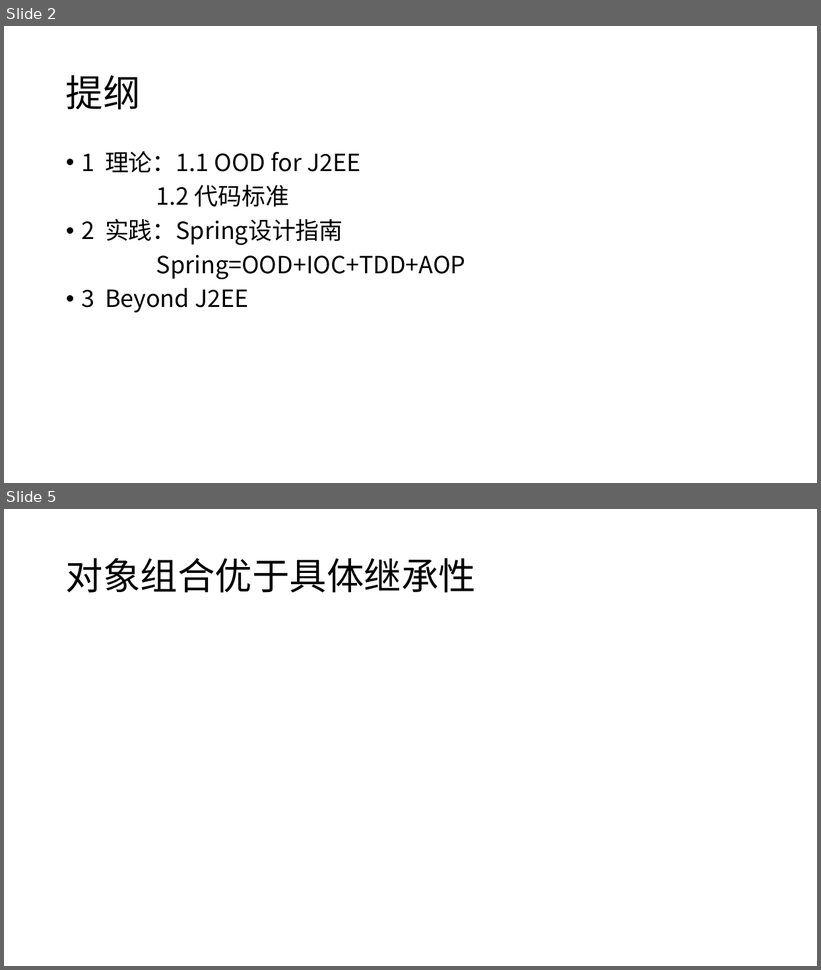
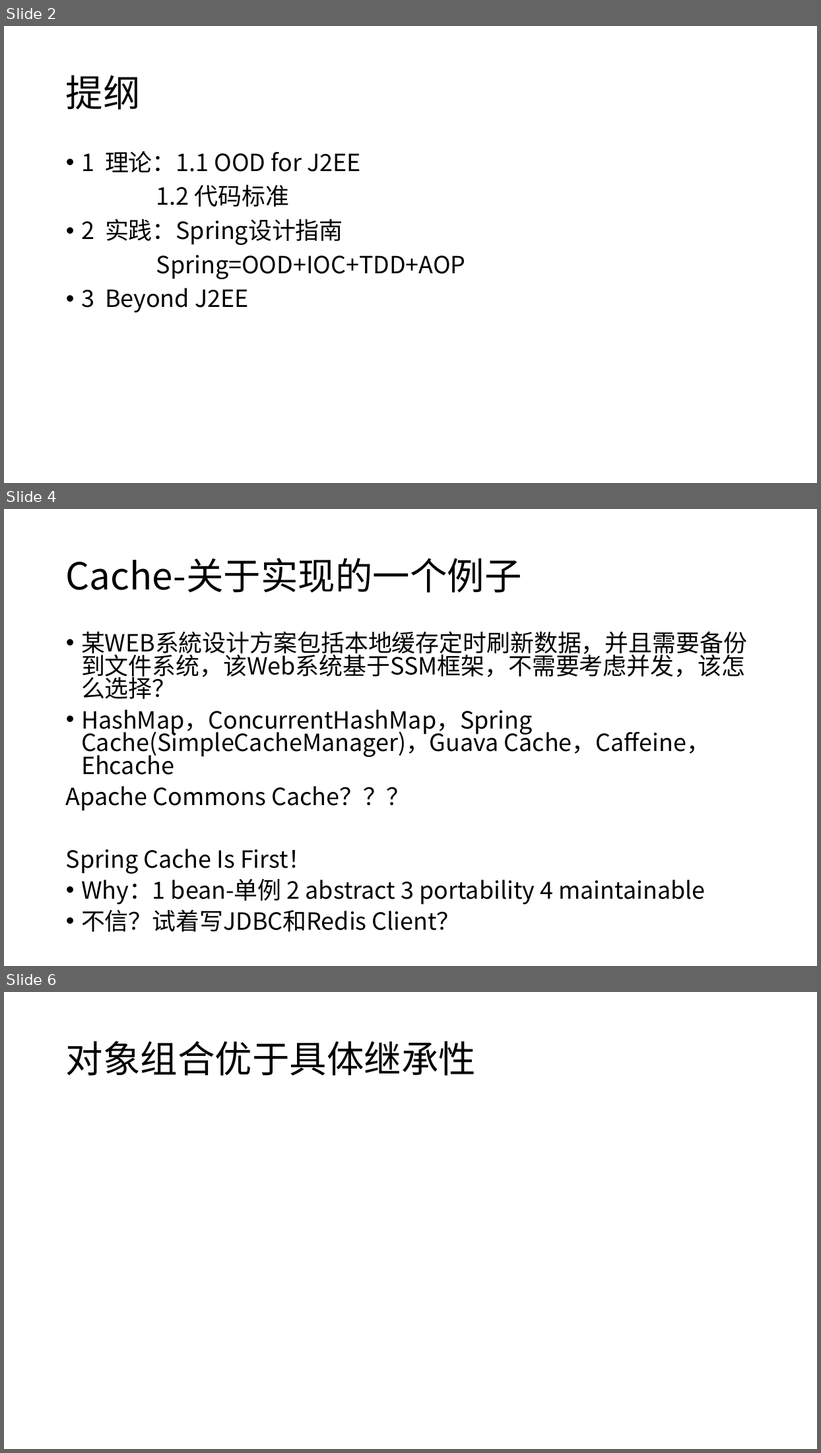
Before and after one commit to xiaozhiliaoo/my-slides, a slide deck: J2EE设计和编码指南.pptx. Shown one above the other, each under a label of ours: slides 2 and 5 before the commit, slides 2, 4 and 6 after it; the slides between them are not shown. The pictures are 821x970 and 821x1453 pixels, drawn with LibreOffice and Linux fonts; fonts in the diff are those of the drawing. Boxes give left, top, right and bottom in pixels: in the first picture for what was removed or moved away, otherwise in the second. Text is boxed around its words. In the diff, an @@ line names an element or a change of style, - is before the commit and + after.

```diff
--- a/J2EE设计和编码指南.pptx
+++ b/J2EE设计和编码指南.pptx
@@ slide 4 added at (4,509,817,966), background #FFFFFF @@
@@ title added at (66,558,522,593), 44 pt, text #000000 @@
+Cache-关于实现的一个例子
@@ text added at (66,631,747,932), 28 pt, text #000000 @@
+• 某WEB系統设计方案包括本地缓存定时刷新数据，并且需要备份到文件系统，该Web系统基于SSM框架，不需要考虑并发，该怎么选择？
+• HashMap，ConcurrentHashMap，Spring Cache(SimpleCacheManager)，Guava Cache，Caffeine，Ehcache
+Apache Commons Cache？？？
+Spring Cache Is First！
+• Why：1 bean-单例 2 abstract 3 portability 4 maintainable
+• 不信？试着写JDBC和Redis Client？
@@ what was slide 5 is now slide 6 @@
```
Also in this commit, not shown: 16 slides changed, 10 other slides added, 1 slide removed, 1 other file.
